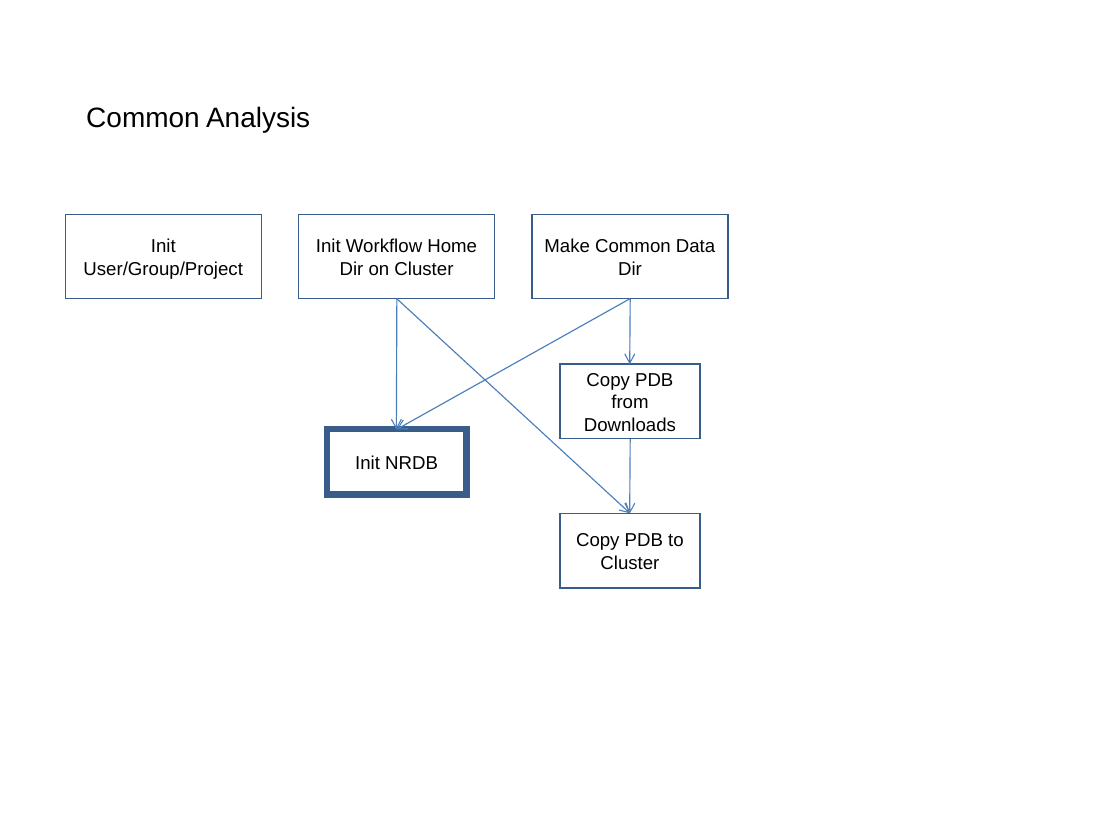
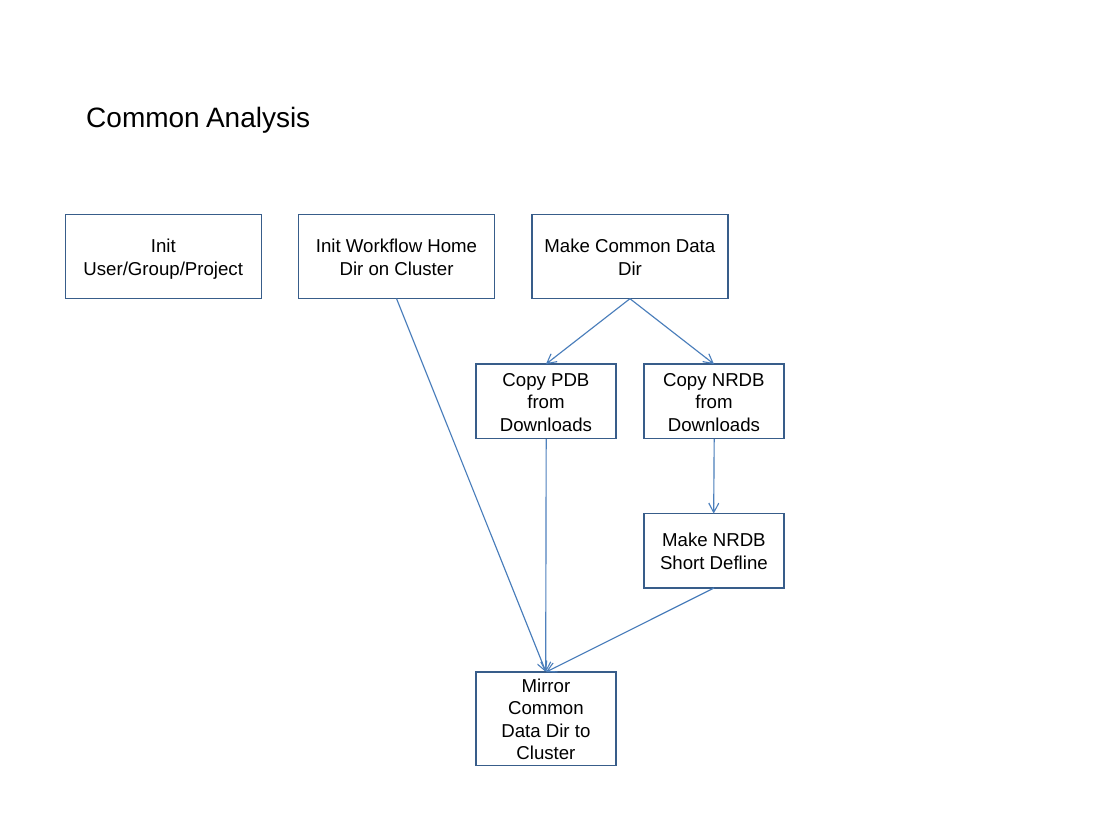
Before and after one commit to VEuPathDB/ApiCommonData, a slide deck: slide 2 of Load/doc/workflow/AnalysisWorkflow.ppt. Drawn at 1120x840 pixels with LibreOffice and Linux fonts; fonts in the diff are those of the drawing. Boxes give left, top, right and bottom in pixels: in the first picture for what was removed or moved away, otherwise in the second. Text is boxed around its words. In the diff, an @@ line names an element or a change of style, - is before the commit and + after.

```diff
--- a/Load/doc/workflow/AnalysisWorkflow.ppt
+++ b/Load/doc/workflow/AnalysisWorkflow.ppt
@@ arrow moved from (396, 299) - (631, 513) to (396, 299) - (545, 672) @@
@@ arrow removed from (396, 299) to (396, 430) @@
@@ arrow moved from (631, 299) - (396, 429) to (631, 299) - (545, 364) @@
@@ arrow moved from (631, 299) - (629, 364) to (629, 299) - (713, 364) @@
@@ rectangle "Copy PDB from Downloads": place and size @@
-rectangle "Copy PDB from Downloads" at bbox=[560, 364, 700, 439]
+rectangle "Copy PDB from Downloads" at bbox=[476, 364, 616, 439]
@@ rectangle added at bbox=[644, 364, 784, 439], outline #385D8A 0.99 pt, 12 pt, text #000000 @@
+Copy NRDB from Downloads
@@ rectangle removed at bbox=[327, 429, 467, 494] @@
-Init NRDB
@@ arrow added from (547, 439) to (545, 672), #4F81BD 0.74 pt @@
@@ arrow moved from (631, 439) - (629, 514) to (715, 439) - (713, 514) @@
@@ arrow (715, 439) - (713, 514): stroke #4F81BD 0.74 pt to #4A7EBB 0.74 pt @@
@@ rectangle removed at bbox=[560, 513, 700, 588] @@
-Copy PDB to Cluster
@@ rectangle added at bbox=[644, 513, 784, 588], outline #385D8A 0.99 pt, 12 pt, text #000000 @@
+Make NRDB
+Short Defline
@@ arrow added from (715, 588) to (545, 672), #4A7EBB 0.74 pt @@
@@ rectangle added at bbox=[476, 672, 616, 765], outline #385D8A 0.99 pt, 12 pt, text #000000 @@
+Mirror Common Data Dir to Cluster
```
Also in this commit, not shown: 6 other slides changed, 1 slide removed.
